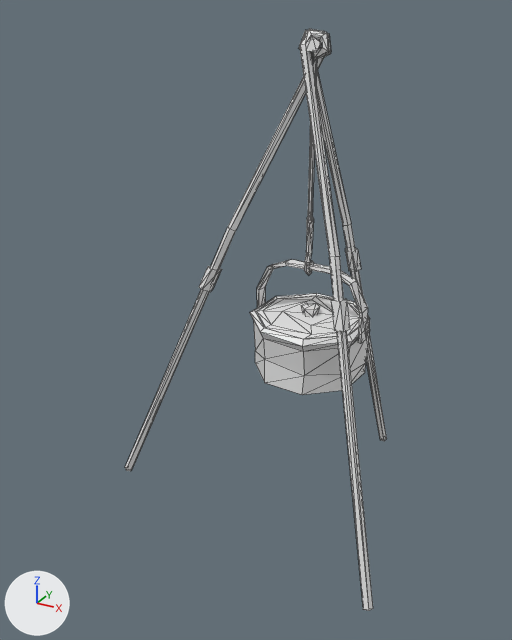
The glTF model GameProject/models/props/tripod.glb, before and after one commit.
Rendered twice from a camera (50 mm lens) standing at (0.94, -2.01, 1.68) and looking at (-0.15, -0.02, 0.68). The axes (+X, +Y, +Z) are drawn at lower left. The lights are the same throughout. Mesh edges are drawn as thin lines. Where no turn or scale is listed for an object, it has been applied to the vertices. Vertices at the same position are counted once.

Before the edit, the objects in view are built like this:
```python
me_mesh_005 = bpy.data.meshes.new('Mesh.005')
me_mesh_005.from_pydata(...)  # 296 vertices, 540 faces; spans x -0.62..0.47, y -0.42..0.58, z -0.04..1.63
me_mesh_005.materials.append(mat_material)  # white #e7e7e7
ob_sm_prop_camp_fire_tripod_01 = bpy.data.objects.new('SM_Prop_Camp_Fire_Tripod_01', me_mesh_005)
ob_sm_prop_camp_fire_tripod_01.location = (0.0, 0.0, 0.0)
```
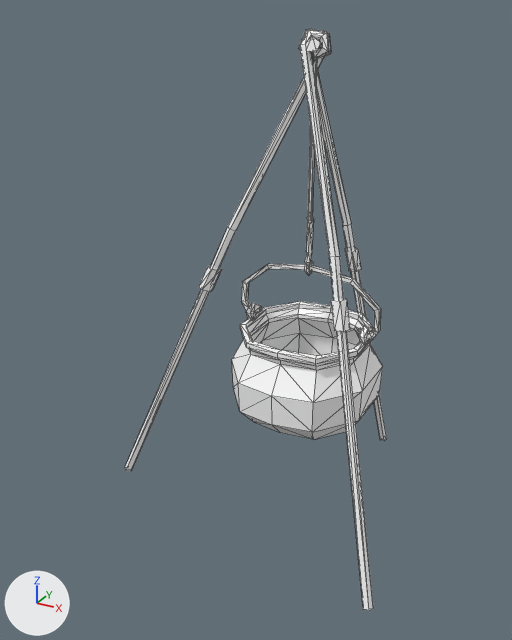
Where the newer file only moved an object's origin or applied its transform, the numbers keep the older frame.

Diff of the bpy script that builds the scene:
```diff
--- a/GameProject/models/props/tripod.glb.py
+++ b/GameProject/models/props/tripod.glb.py
@@ mat_tripod @@
+mat_tripod = principled_material('Tripod')
+mat_tripod.base_color = (1.0, 1.0, 1.0)  # white #ffffff
+mat_tripod.roughness = 0.553
@@ mat_cauldron @@
+mat_cauldron = principled_material('Cauldron')
+mat_cauldron.base_color = (1.0, 1.0, 1.0)  # white #ffffff
+mat_cauldron.roughness = 0.553
@@ me_mesh_005 @@
 # used by ob_sm_prop_camp_fire_tripod_01; location = (0.0, 0.0, 0.0)
-me_mesh_005.from_pydata(...)  # 296 vertices, 540 faces; spans x -0.62..0.47, y -0.42..0.58, z -0.04..1.63
+me_mesh_005.from_pydata(...)  # 401 vertices, 750 faces; spans x -0.62..0.47, y -0.42..0.58, z -0.04..1.63
+# me_mesh_005 part 1: the loose piece of 65 vertices spanning x -0.17..0.23, y -0.17..0.24, z 0.52..0.73 is rebuilt with 142 vertices and now spans x -0.22..0.27, y -0.24..0.29, z 0.36..0.67, in mat_cauldron (white #ffffff)
+# me_mesh_005 part 2: the loose piece of 12 vertices spanning x 0.0..0.06, y 0.0..0.06, z 0.72..0.75 is deleted
+# me_mesh_005 part 3
+# 31 vertices are removed from x -0.18..0.24, y -0.01..0.07, z 0.68..0.9
+# 60 faces are deleted
+# 71 vertices are added at x -0.23..0.28, y -0.01..0.07, z 0.66..0.9
+# 132 new faces join them, mat_cauldron (white #ffffff)
+# me_mesh_005 part 4: 338 faces spanning x -0.62..0.47, y -0.42..0.58, z -0.04..1.63 switch from mat_material (white #e7e7e7) to mat_tripod (white #ffffff)
+me_mesh_005.materials.append(mat_cauldron)  # white #ffffff
```

What differs and where, as boxes (x1, y1, x2, y2) in the pictures (512 x 640 px):
part 1 of me_mesh_005, rebuilt (26% wider, 35% taller): before (250, 293, 370, 395); after (232, 301, 383, 439)
part 2 of me_mesh_005, deleted: before (301, 303, 319, 316)
part 3 of me_mesh_005, built on: before (257, 259, 368, 344); after (242, 263, 381, 346)
part 4 of me_mesh_005, recoloured: (125, 29, 386, 611) in both
